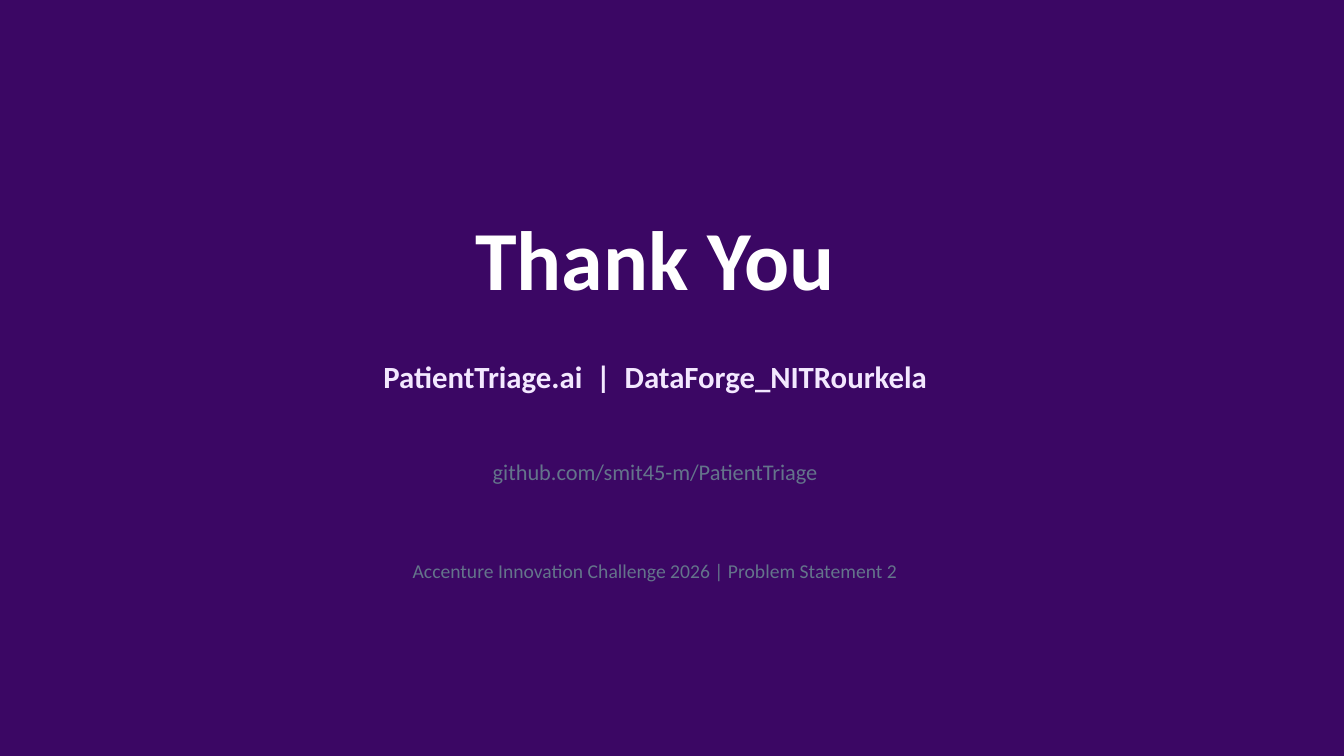
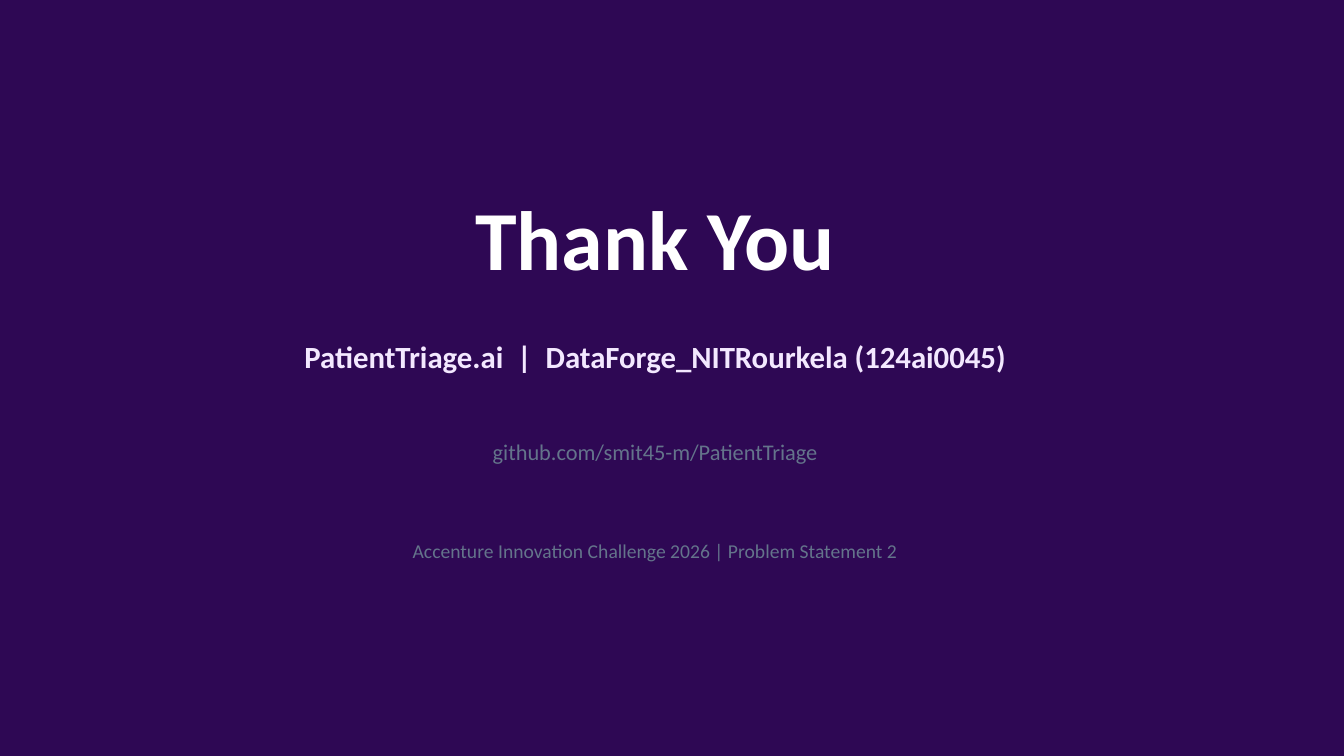
Before and after one commit to smit45-m/PatientTriage, a slide deck: slide 15 of PatientTriage_BusinessProposal.pptx. Drawn at 1344x756 pixels with LibreOffice and Linux fonts; fonts in the diff are those of the drawing. Boxes give left, top, right and bottom in pixels: in the first picture for what was removed or moved away, otherwise in the second. Text is boxed around its words. In the diff, an @@ line names an element or a change of style, - is before the commit and + after.

```diff
--- a/PatientTriage_BusinessProposal.pptx
+++ b/PatientTriage_BusinessProposal.pptx
@@ background #3B0764 to #2E0854 @@
@@ text at <box>304,345,1006,374</box>: text changed @@
-PatientTriage.ai | DataForge_NITRourkela
+PatientTriage.ai | DataForge_NITRourkela (124ai0045)
@@ 3 texts: place and size @@
-3 texts at <box>413,231,897,581</box>
+3 texts at <box>413,211,897,561</box>
```
Also in this commit, not shown: 14 other slides changed, 5 other files.
